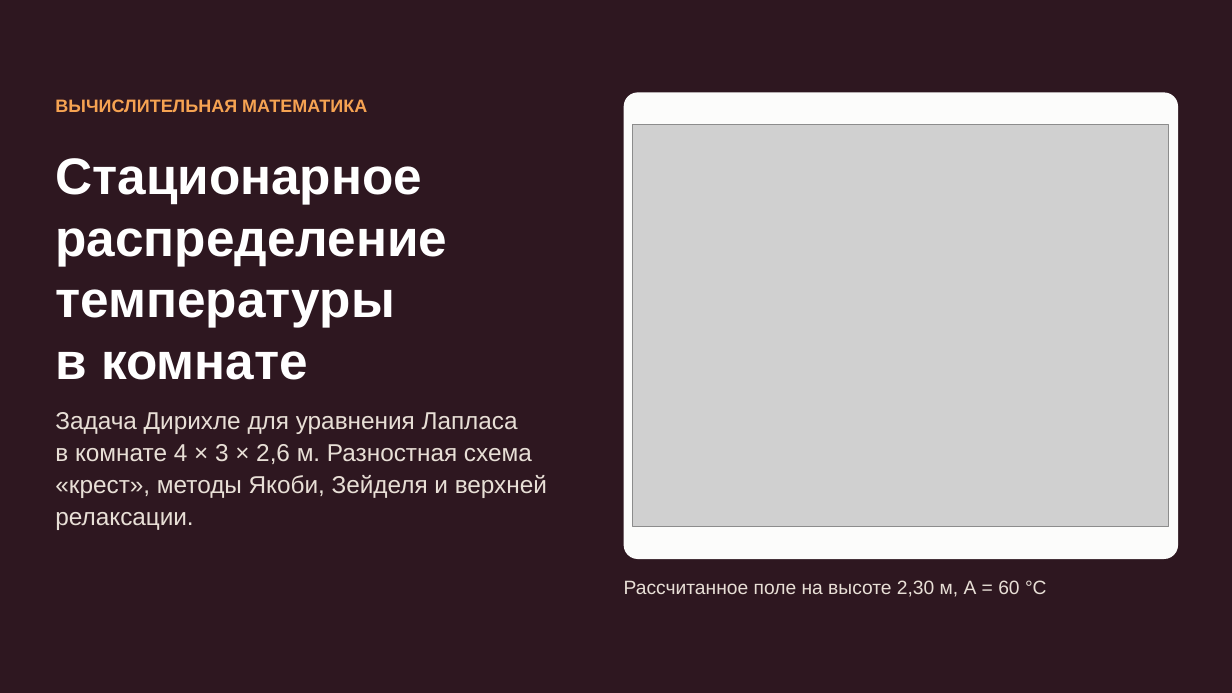
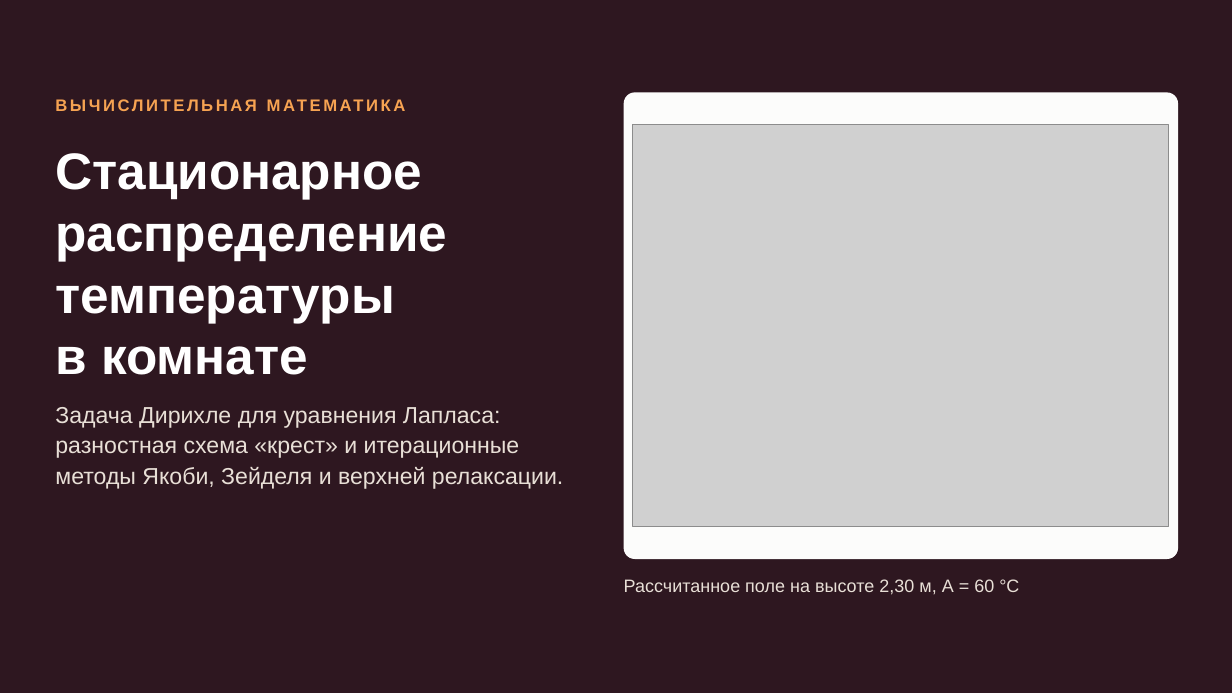
Before and after one commit to terMorel/computational-mathematics, a slide deck: slide 1 of PDE-Solver/presentation/PDE-Solver.pptx. Drawn at 1232x693 pixels with LibreOffice and Linux fonts; fonts in the diff are those of the drawing; grey boxes stand for pictures. Boxes give left, top, right and bottom in pixels: in the first picture for what was removed or moved away, otherwise in the second. Text is boxed around its words. In the diff, an @@ line names an element or a change of style, - is before the commit and + after.

```diff
--- a/PDE-Solver/presentation/PDE-Solver.pptx
+++ b/PDE-Solver/presentation/PDE-Solver.pptx
@@ text "ВЫЧИСЛИТЕЛЬНАЯ МАТЕМАТИКА" at (55, 92, 601, 129): size 14 to 13 pt, letter spacing 0 to 2 pt @@
@@ text "Стационарное распределение температуры в комнате": place and size @@
-text "Стационарное распределение температуры в комнате" at (55, 158, 447, 380)
+text "Стационарное распределение температуры в комнате" at (55, 153, 447, 375)
@@ text at (55, 407, 563, 489): text changed; size 19 to 18 pt @@
-Задача Дирихле для уравнения Лапласа в комнате 4 × 3 × 2,6 м. Разностная схема «крест», методы Якоби, Зейделя и верхней релаксации.
+Задача Дирихле для уравнения Лапласа: разностная схема «крест» и итерационные методы Якоби, Зейделя и верхней релаксации.
@@ text "Рассчитанное поле на высоте 2,30 ..." at (624, 579, 1019, 595): size 15 to 14 pt @@
```
Also in this commit, not shown: 3 other slides changed, 9 slides added, 8 slides removed, 2 other files.
